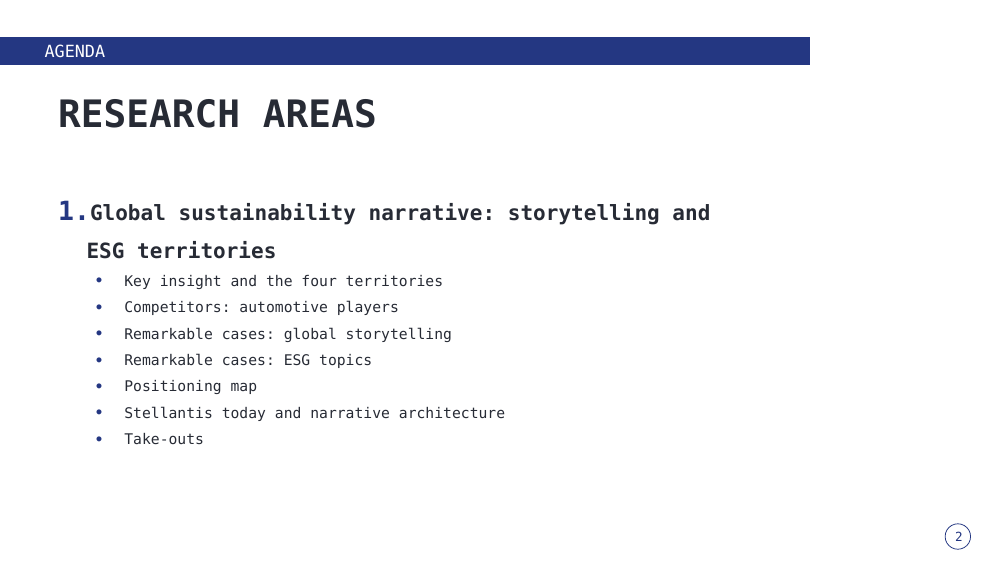
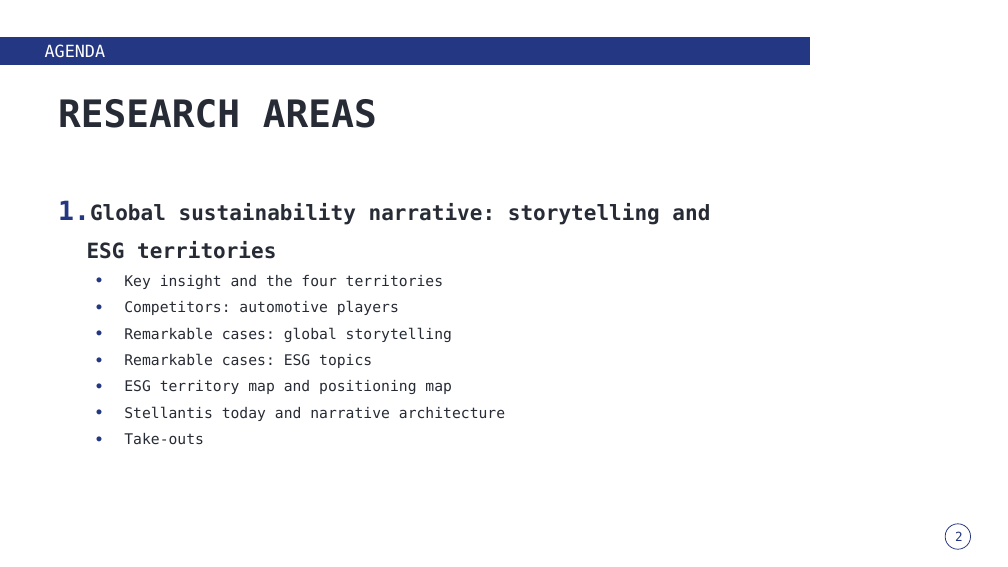
Before and after one commit to gabbelluardo-strategy/traproject, a slide deck: slide 2 of decks/Storytelling_and_ESG_Territories_Stellantis_EN.pptx. Drawn at 1008x567 pixels with LibreOffice and Linux fonts; fonts in the diff are those of the drawing; background and template pictures are left out. Boxes give left, top, right and bottom in pixels: in the first picture for what was removed or moved away, otherwise in the second. Text is boxed around its words. In the diff, an @@ line names an element or a change of style, - is before the commit and + after.

```diff
--- a/decks/Storytelling_and_ESG_Territories_Stellantis_EN.pptx
+++ b/decks/Storytelling_and_ESG_Territories_Stellantis_EN.pptx
@@ text at <box>124,380,452,394</box>: text changed @@
-  • Positioning map
+  • ESG territory map and positioning map
```
Also in this commit, not shown: 1 slide added, 2 other files.
